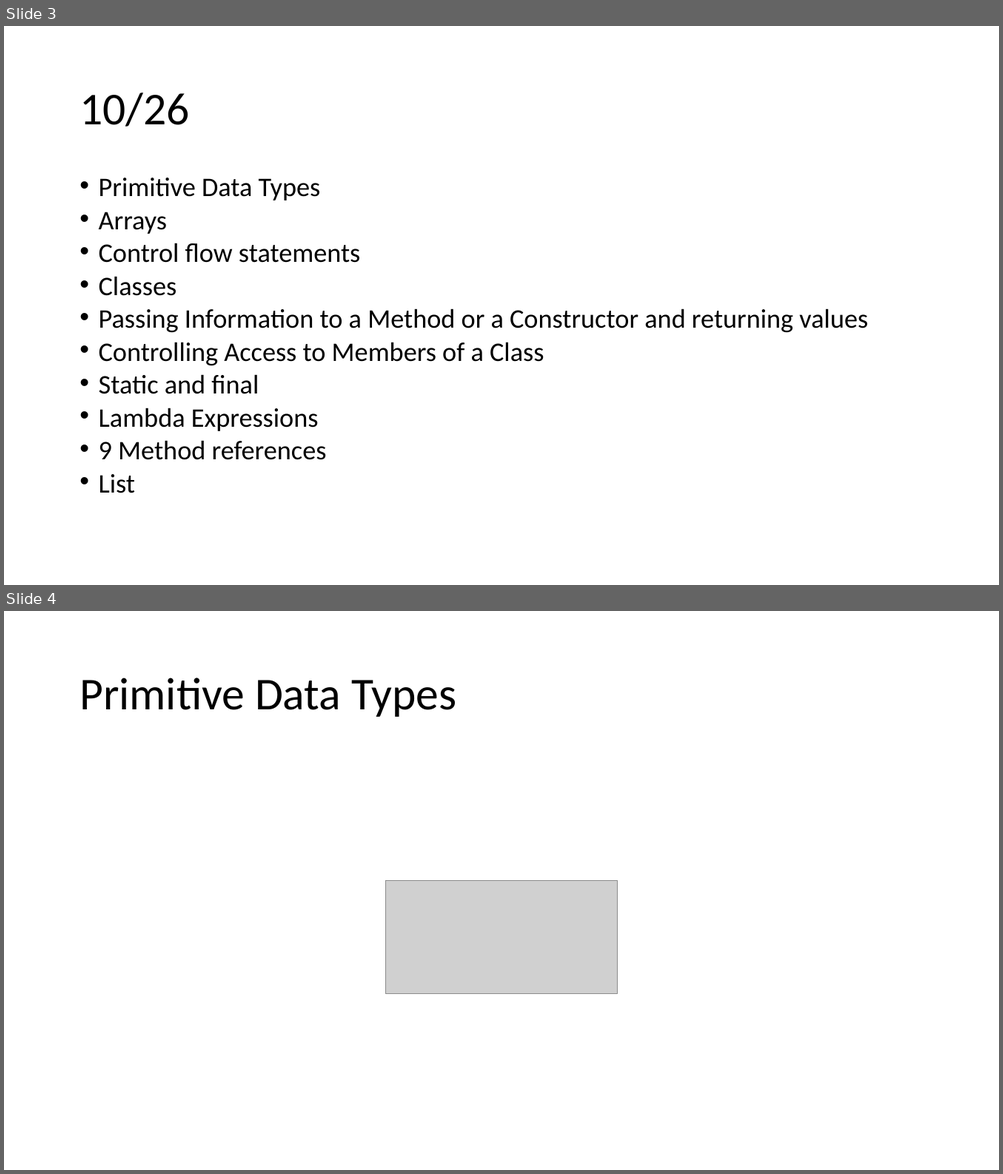
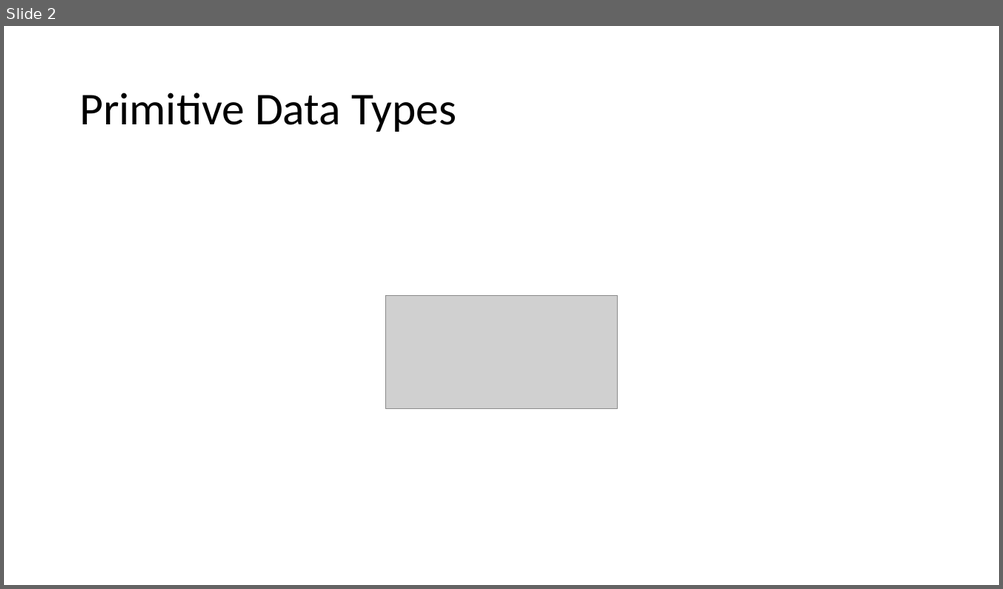
Before and after one commit to KeaganErasmus/BCDEJava, a slide deck: Assessment1_Presentation.pptx. Shown one above the other, each under a label of ours: slides 3 and 4 before the commit, slide 2 after it. The pictures are 1003x1174 and 1003x589 pixels, drawn with LibreOffice and Linux fonts; fonts in the diff are those of the drawing; grey boxes stand for pictures. Boxes give left, top, right and bottom in pixels: in the first picture for what was removed or moved away, otherwise in the second. Text is boxed around its words. In the diff, an @@ line names an element or a change of style, - is before the commit and + after.

```diff
--- a/Assessment1_Presentation.pptx
+++ b/Assessment1_Presentation.pptx
@@ slide 3 removed at box(4, 26, 999, 585), background #FFFFFF @@
@@ title removed at box(79, 93, 189, 127) @@
-10/26
@@ text removed at box(99, 178, 868, 494) @@
-• Primitive Data Types
-• Arrays
-• Control flow statements
-• Classes
-• Passing Information to a Method or a Constructor and returning values
-• Controlling Access to Members of a Class
-• Static and final
-• Lambda Expressions
-• 9 Method references
-• List
@@ what was slide 4 is now slide 2 @@
```
Also in this commit, not shown: 6 slides changed, 1 other slide removed, 8 other files.
